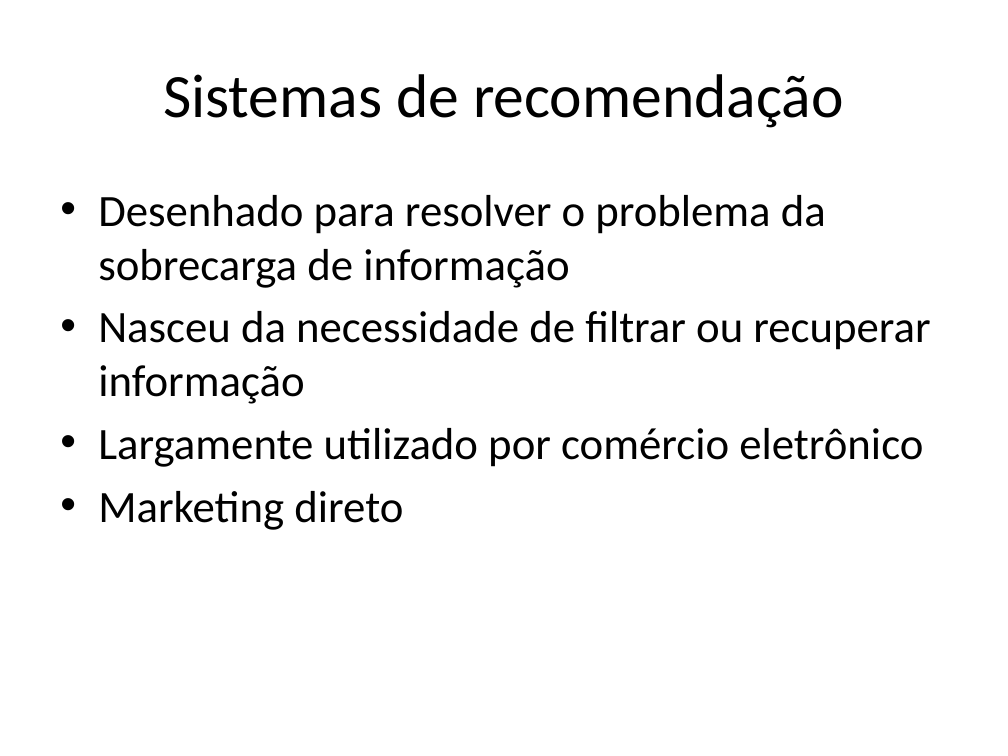
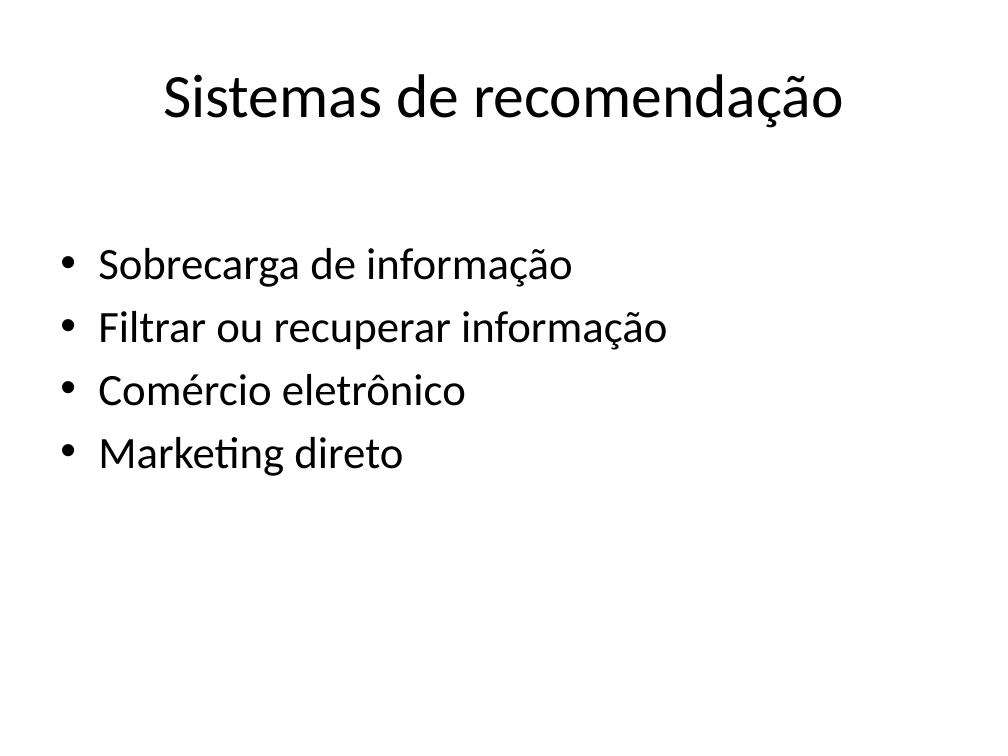
Before and after one commit to andersonberg/srsom, a slide deck: slide 7 of Apresentação/TCC_AndersonBerg_Apresentação_20091206_V1.pptx (slide 5 before the commit). Drawn at 1008x756 pixels with LibreOffice and Linux fonts; fonts in the diff are those of the drawing. Boxes give left, top, right and bottom in pixels: in the first picture for what was removed or moved away, otherwise in the second. Text is boxed around its words. In the diff, an @@ line names an element or a change of style, - is before the commit and + after.

```diff
--- a/Apresentação/TCC_AndersonBerg_Apresentação_20091206_V1.pptx
+++ b/Apresentação/TCC_AndersonBerg_Apresentação_20091206_V1.pptx
@@ text "Sobrecarga de informação": place and size @@
-text "Sobrecarga de informação" at [98, 195, 930, 530]
+text "Sobrecarga de informação" at [98, 248, 667, 476]
@@ text at [98, 248, 667, 406]: text changed @@
-• Desenhado para resolver o problema da sobrecarga de informação
-• Nasceu da necessidade de filtrar ou recuperar informação
-• Largamente utilizado por comércio eletrônico
+• Sobrecarga de informação
+• Filtrar ou recuperar informação
+• Comércio eletrônico
```
Also in this commit, not shown: 8 other slides changed, 2 slides added, 2 slides removed, 1 other file.
